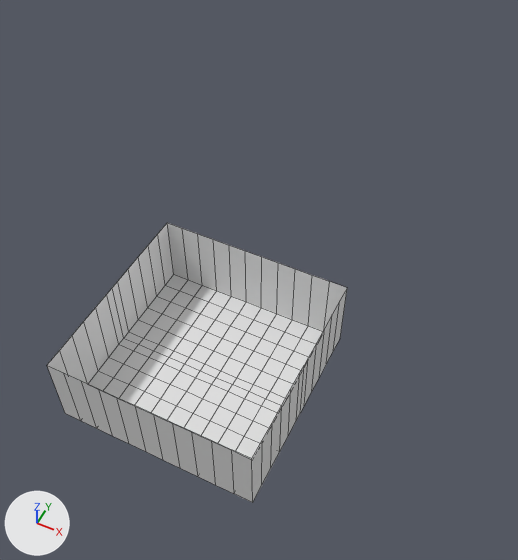
The Blender file Assets/Models/CTF1.blend: old version first, new version second.
Both versions are drawn from a 50 mm camera at (68.0, -102.3, 178.3) aimed at (13.8, 6.1, 42.9). The lights are fixed; the arrows at lower left show +X, +Y and +Z. Mesh edges are drawn as thin lines.
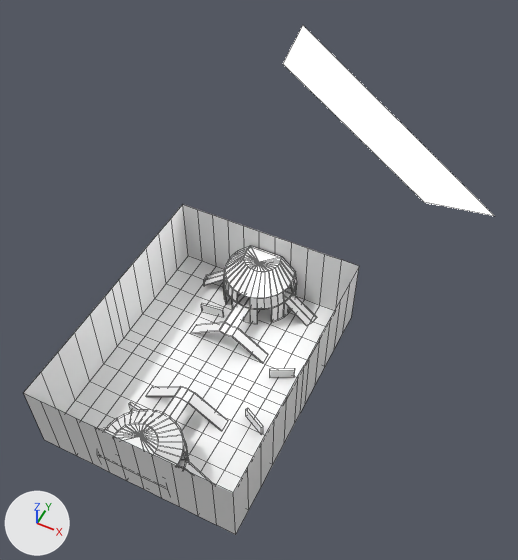
Patch to the scene script:
```diff
--- a/Assets/Models/CTF1.blend.py
+++ b/Assets/Models/CTF1.blend.py
@@ mat_material @@
+mat_material = emission_material('Material')
+mat_material.base_color = (0.8, 0.8, 0.8)  # white #e7e7e7
+mat_material.strength = 4.5
@@ me_plane @@
 me_plane.from_pydata(...)  # 108 vertices, 89 faces; spans x -1.0..1.0, y -1.0..0.0, z 0.0..0.79
 # used by ob_plane; location = (0.0, 0.0, 0.0); scale = (30.0, 30.0, 30.0)
+# me_plane part 1: the whole mesh is scaled about the mesh origin by (1, 1.32, 1)
@@ me_cylinder_002 @@
+me_cylinder_002.from_pydata(...)  # 305 vertices, 330 faces; spans x -20.3..20.3, y -39.4..-10.9, z -0.7..16.6
@@ me_cube_001 @@
+me_cube_001.from_pydata(...)  # 24 vertices, 18 faces; spans x -13.8..23.3, y -27.5..-2.2, z -0.1..3.6
@@ me_plane_001 @@
+me_plane_001.from_pydata([(-1.0, -1.0, 0.0), (1.0, -1.0, 0.0), (-1.0, 1.0, 0.0), (1.0, 1.0, 0.0)], [], [(0, 1, 3, 2)])
+me_plane_001.materials.append(mat_material)  # white #e7e7e7
@@ ob_base @@
+ob_base = bpy.data.objects.new('Base', me_cylinder_002)
+ob_base.location = (0.0, 0.0, 0.0)
+_m = ob_base.modifiers.new('Mirror', 'MIRROR')
+_m.use_axis = (False, True, False)
+_m.mirror_object = ob_plane
@@ ob_cover @@
+ob_cover = bpy.data.objects.new('Cover', me_cube_001)
+ob_cover.location = (0.0, -4.9, 0.0)
+_m = ob_cover.modifiers.new('Mirror', 'MIRROR')
+_m.use_axis = (False, True, False)
+_m.mirror_object = ob_plane
@@ ob_plane_001 @@
+ob_plane_001 = bpy.data.objects.new('Plane.001', me_plane_001)
+ob_plane_001.location = (25.9, 49.3, 64.6)
+ob_plane_001.rotation_euler = (-2.358, 0.682, -4.2)  # degrees (-135, 39, -241)
+ob_plane_001.scale = (30.0, 30.0, 30.0)
```

Location of each change, [x1, y1, x2, y2] in pixels of the pictures (518 x 560 px):
'Plane', mesh rescaled (12% wider, 18% taller): before [47, 223, 347, 503]; after [24, 205, 359, 535]
'Base', added: after [100, 246, 316, 482]
'Plane.001', added: after [283, 25, 494, 216]
'Cover', added: after [129, 303, 295, 434]
